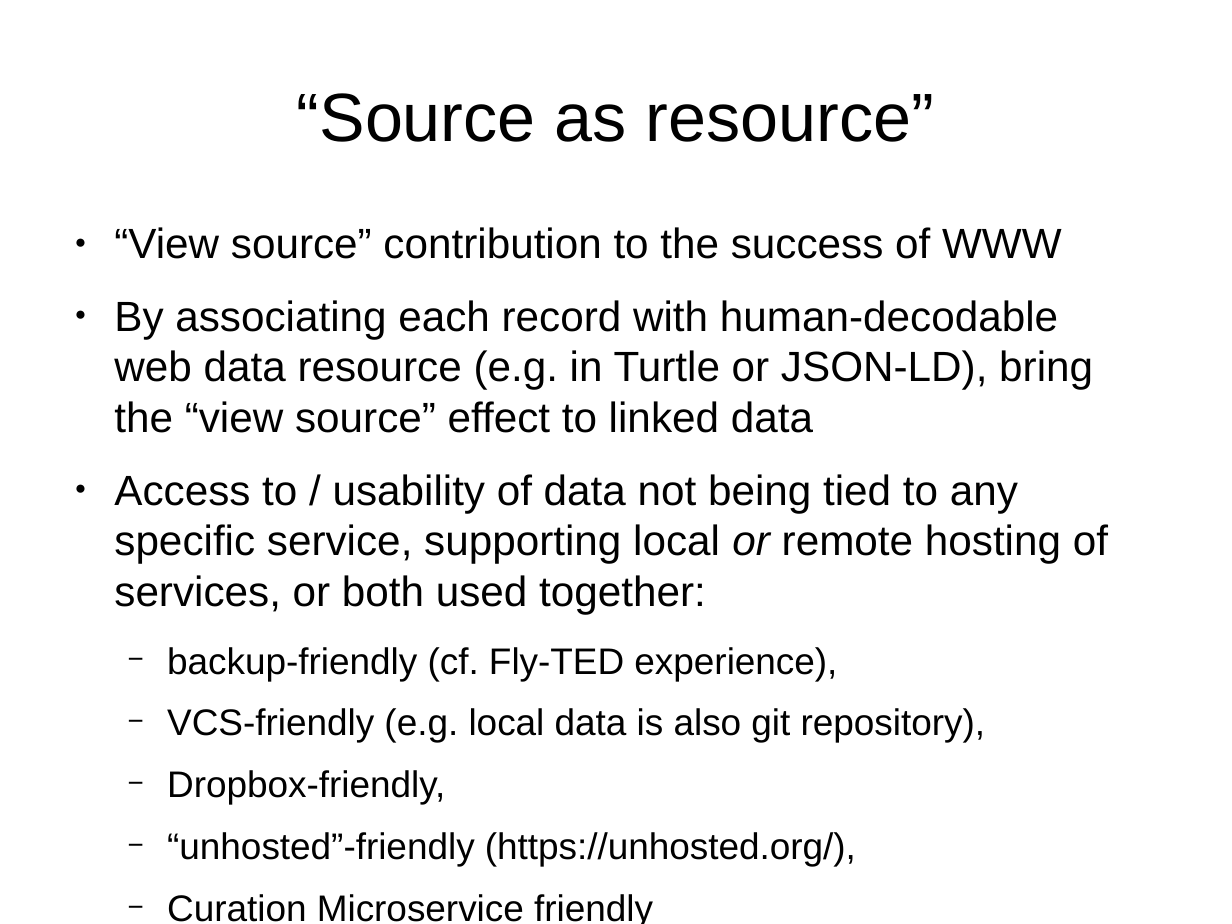
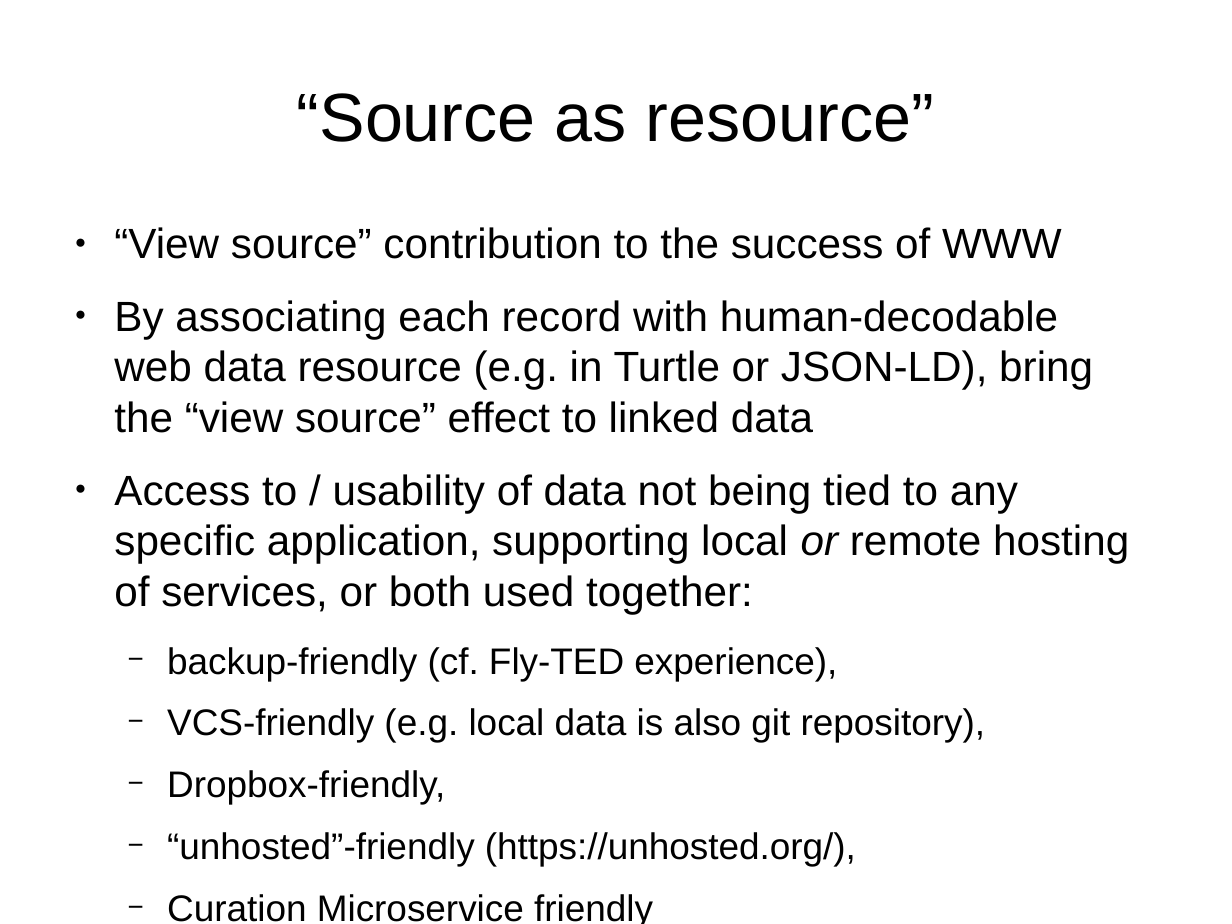
Before and after one commit to gklyne/annalist, a slide deck: slide 9 of presentations/annalist-pitch.odp. Drawn at 1232x924 pixels with LibreOffice and Linux fonts; fonts in the diff are those of the drawing. Boxes give left, top, right and bottom in pixels: in the first picture for what was removed or moved away, otherwise in the second. Text is boxed around its words. In the diff, an @@ line names an element or a change of style, - is before the commit and + after.

```diff
--- a/presentations/annalist-pitch.odp
+++ b/presentations/annalist-pitch.odp
@@ text at (114,474,1129,614): text changed @@
-● Access to / usability of data not being tied to any specific service, supporting local or remote hosting of services, or both used together:
+● Access to / usability of data not being tied to any specific application, supporting local or remote hosting of services, or both used together:
```
Also in this commit, not shown: 4 other slides changed.
